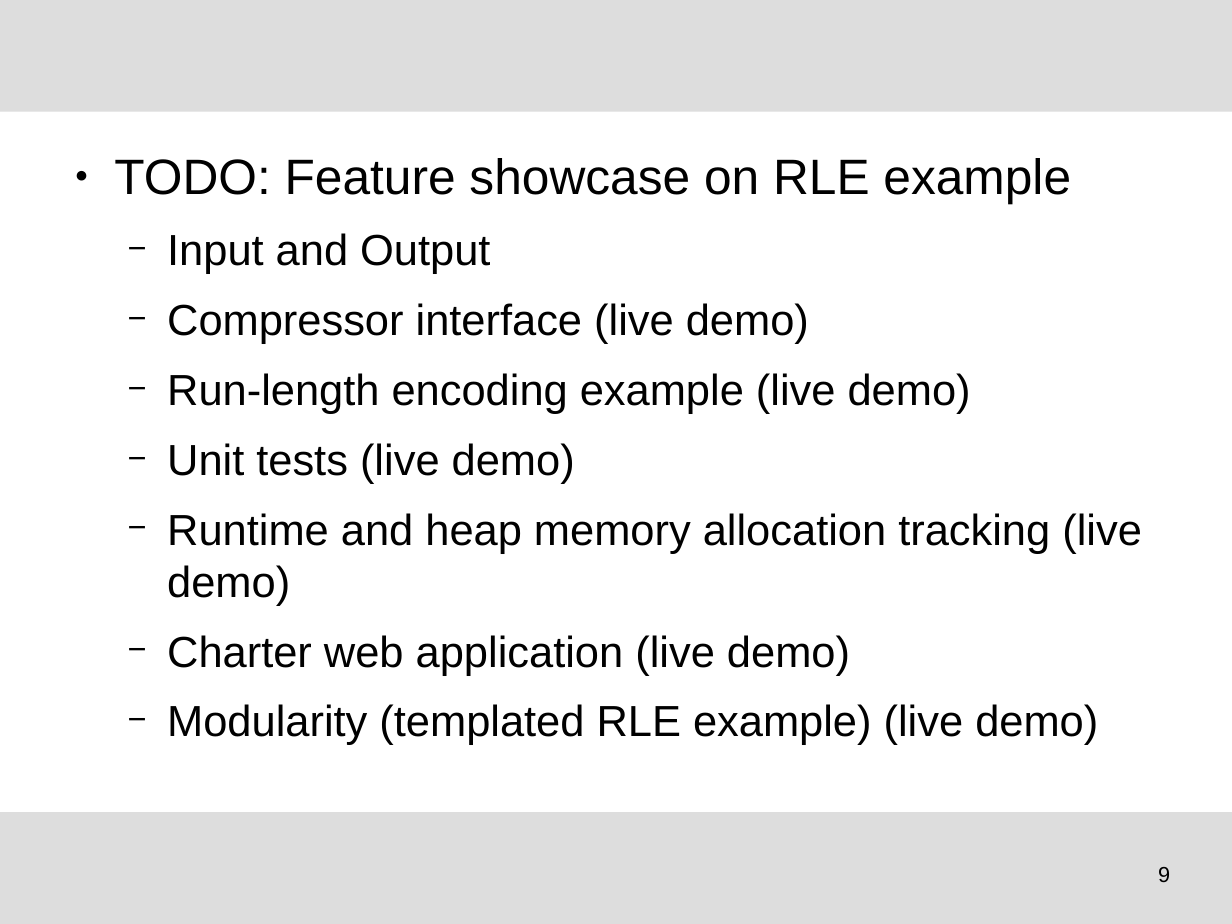
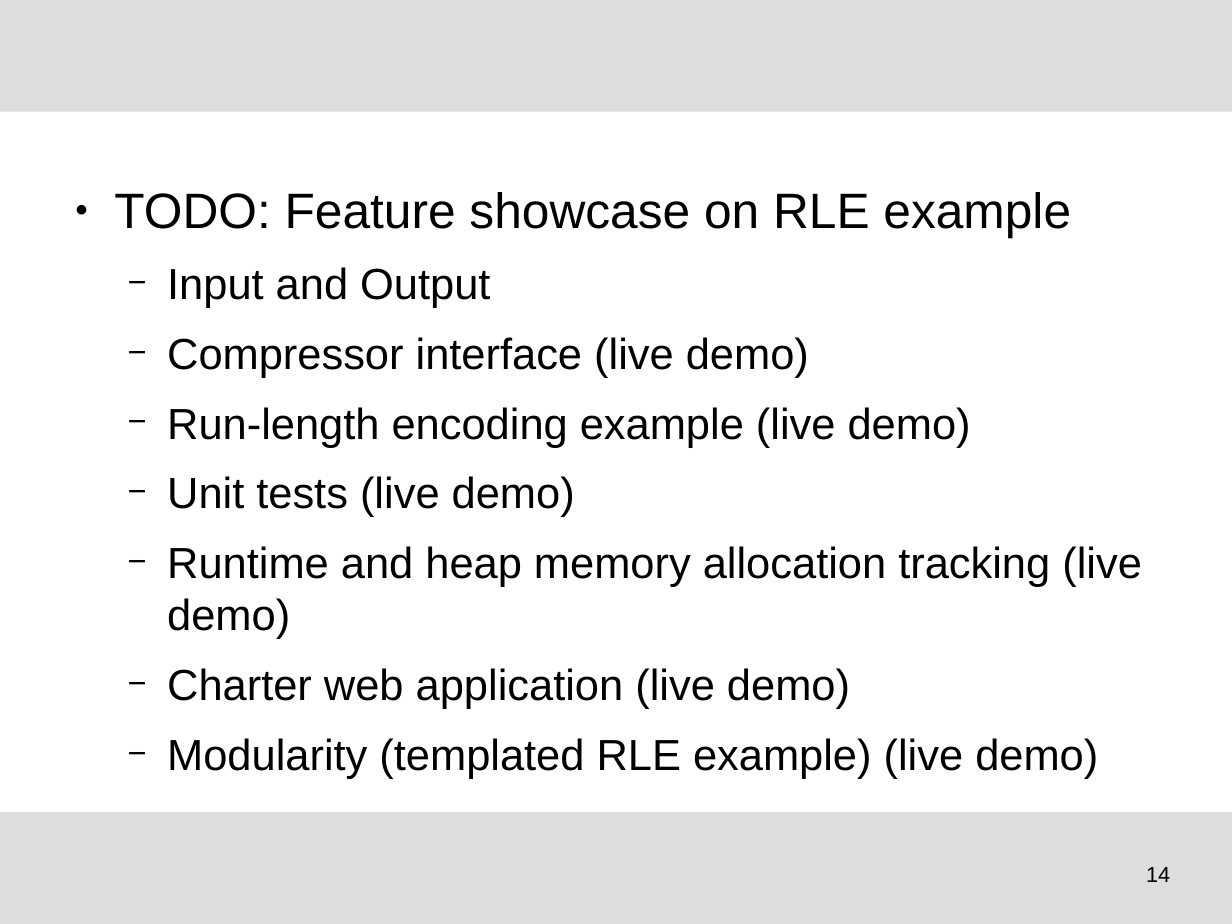
Before and after one commit to tudocomp/tudocomp, a slide deck: slide 14 of etc/presentation.odp (slide 9 before the commit). Drawn at 1232x924 pixels with LibreOffice and Linux fonts; fonts in the diff are those of the drawing; background and template pictures are left out. Boxes give left, top, right and bottom in pixels: in the first picture for what was removed or moved away, otherwise in the second. Text is boxed around its words. In the diff, an @@ line names an element or a change of style, - is before the commit and + after.

```diff
--- a/etc/presentation.odp
+++ b/etc/presentation.odp
@@ text "TODO: Feature showcase on RLE ...": place and size @@
-text "TODO: Feature showcase on RLE ..." at (114,158,1142,745)
+text "TODO: Feature showcase on RLE ..." at (114,192,1142,779)
@@ page number at (1146,867,1170,882): text changed @@
-9
+14
```
Also in this commit, not shown: 8 other slides changed, 5 slides added.
